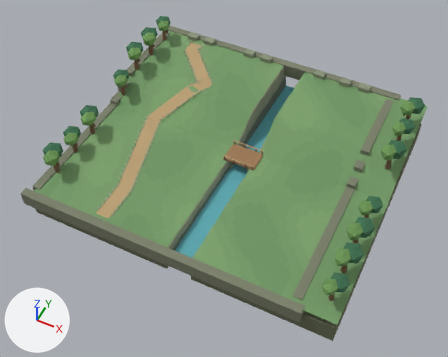
An edit to the glTF model public/defense/models/frontier-terrain.glb, drawn before and after from the same camera.
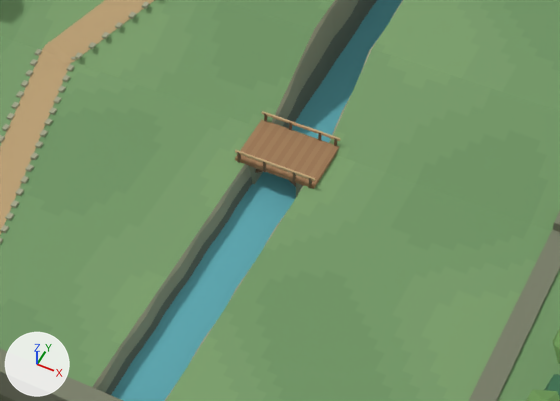
Each version is shown whole from a 50 mm lens placed at (47.8, -93.8, 107.1), pointed at (3.9, -6.2, -2.5), then close up on the part from 29% to 78% of the width and 27% to 71% of the height. The axes (+X, +Y, +Z) are drawn at lower left. The lights are the same throughout. The last two pictures show the newer version. Vertices at exactly the same position are counted once.

Objects in the first close-up: 'Grass slopes / river trench'.
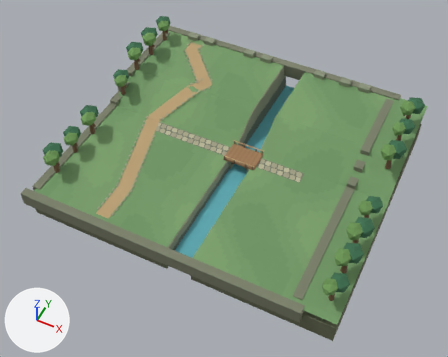
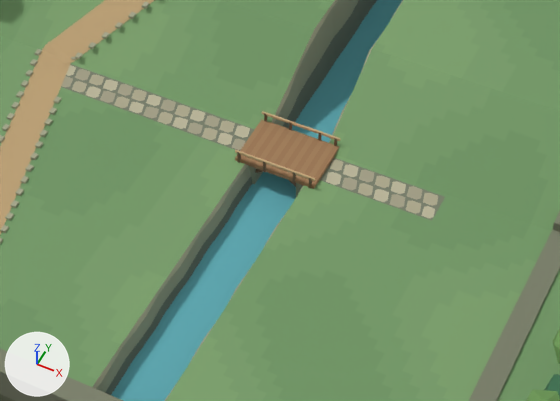
Where the change shows, as pixel boxes (x1, y1, x2, y2) in the close-ups (560 x 401 px):
part 1 of me_graded_terrain_mesh, added: after (61, 64, 255, 151)
part 2 of me_graded_terrain_mesh, added: after (320, 158, 445, 221)
part 3 of me_graded_terrain_mesh, added: after (62, 65, 438, 218)

Edits to the bpy script that builds the scene:
```text
Change me_graded_terrain_mesh:
    used by ob_grass_slopes___river_trench; location = (0.0, 0.0, 0.0)
    remove me_graded_terrain_mesh.from_pydata(...)  # 7141 vertices, 12768 faces; spans x -34.0..41.0, y -33.0..33.0, z -6.5..11.8
    add me_graded_terrain_mesh.from_pydata(...)  # 7637 vertices, 13596 faces; spans x -34.0..41.0, y -33.0..33.0, z -6.5..11.8
    me_graded_terrain_mesh part 1: a new loose piece, a box spanning x -20.0..2.0, y -1.6..1.6, z -0.057..0.003, in mat_frontier_terrain___vertex_paint
    me_graded_terrain_mesh part 2: a new loose piece, a box spanning x 10.0..21.0, y -1.6..1.6, z -0.057..0.003, in mat_frontier_terrain___vertex_paint
    me_graded_terrain_mesh part 3: 504 vertices added at x -20.0..21.0, y -1.5..1.5, z -0.1..0.0
    other edits to the shape of me_graded_terrain_mesh do not show in these pictures
```
